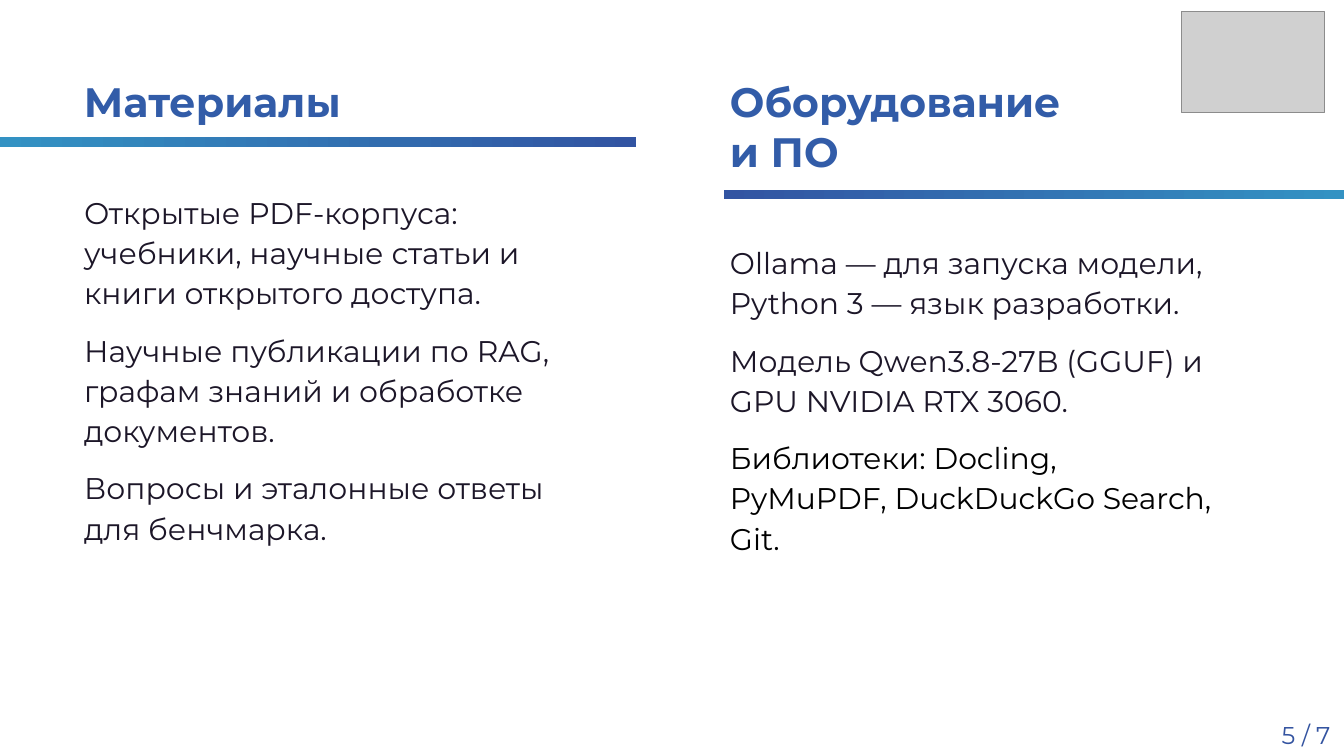
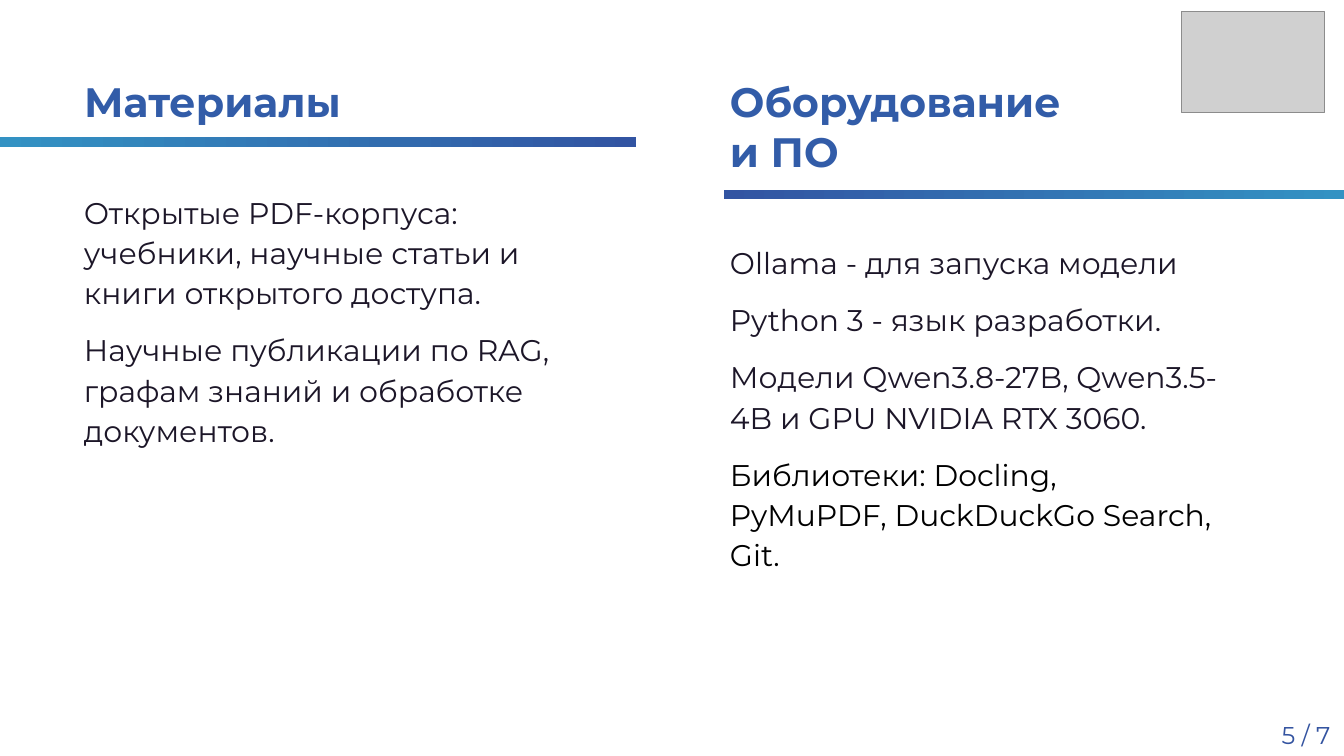
Before and after one commit to Lamenat385/IP_project, a slide deck: slide 5 of docs/Шаблон Защита идеи ПД ТП 2026.pptx. Drawn at 1344x756 pixels with LibreOffice and Linux fonts; fonts in the diff are those of the drawing; grey boxes stand for pictures; background and template pictures are left out. Boxes give left, top, right and bottom in pixels: in the first picture for what was removed or moved away, otherwise in the second. Text is boxed around its words. In the diff, an @@ line names an element or a change of style, - is before the commit and + after.

```diff
--- a/docs/Шаблон Защита идеи ПД ТП 2026.pptx
+++ b/docs/Шаблон Защита идеи ПД ТП 2026.pptx
@@ text at <box>730,251,1217,429</box>: text changed @@
-Ollama — для запуска модели, Python 3 — язык разработки.
-Модель Qwen3.8-27B (GGUF) и GPU NVIDIA RTX 3060.
+Ollama - для запуска модели
+Python 3 - язык разработки.
+Модели Qwen3.8-27B, Qwen3.5-4B и GPU NVIDIA RTX 3060.
@@ text at <box>84,478,543,546</box>: paragraph removed @@
-Вопросы и эталонные ответы для бенчмарка.
```
Also in this commit, not shown: 5 other slides changed, 1 other file.
